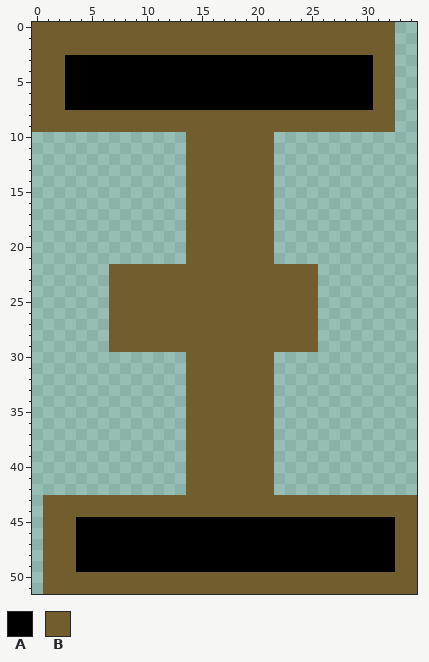
A pixel-art sprite gets an edit: Assets/Images/upgradePoints.png. Above is the file before it was changed.
The file is 35x52 pixels.
Palette (. is transparent): A #000000  B #715d2d
Pixels before, first column x 0:
 0 BBBBBBBBBBBBBBBBBBBBBBBBBBBBBBBBB..
 1 BBBBBBBBBBBBBBBBBBBBBBBBBBBBBBBBB..
 2 BBBBBBBBBBBBBBBBBBBBBBBBBBBBBBBBB..
 3 BBBAAAAAAAAAAAAAAAAAAAAAAAAAAAABB..
 4 BBBAAAAAAAAAAAAAAAAAAAAAAAAAAAABB..
 5 BBBAAAAAAAAAAAAAAAAAAAAAAAAAAAABB..
 6 BBBAAAAAAAAAAAAAAAAAAAAAAAAAAAABB..
 7 BBBAAAAAAAAAAAAAAAAAAAAAAAAAAAABB..
 8 BBBBBBBBBBBBBBBBBBBBBBBBBBBBBBBBB..
 9 BBBBBBBBBBBBBBBBBBBBBBBBBBBBBBBBB..
10 ..............BBBBBBBB.............
11 ..............BBBBBBBB.............
12 ..............BBBBBBBB.............
13 ..............BBBBBBBB.............
14 ..............BBBBBBBB.............
15 ..............BBBBBBBB.............
16 ..............BBBBBBBB.............
17 ..............BBBBBBBB.............
18 ..............BBBBBBBB.............
19 ..............BBBBBBBB.............
20 ..............BBBBBBBB.............
21 ..............BBBBBBBB.............
22 .......BBBBBBBBBBBBBBBBBBB.........
23 .......BBBBBBBBBBBBBBBBBBB.........
24 .......BBBBBBBBBBBBBBBBBBB.........
25 .......BBBBBBBBBBBBBBBBBBB.........
26 .......BBBBBBBBBBBBBBBBBBB.........
27 .......BBBBBBBBBBBBBBBBBBB.........
28 .......BBBBBBBBBBBBBBBBBBB.........
29 .......BBBBBBBBBBBBBBBBBBB.........
30 ..............BBBBBBBB.............
31 ..............BBBBBBBB.............
32 ..............BBBBBBBB.............
33 ..............BBBBBBBB.............
34 ..............BBBBBBBB.............
35 ..............BBBBBBBB.............
36 ..............BBBBBBBB.............
37 ..............BBBBBBBB.............
38 ..............BBBBBBBB.............
39 ..............BBBBBBBB.............
40 ..............BBBBBBBB.............
41 ..............BBBBBBBB.............
42 ..............BBBBBBBB.............
43 .BBBBBBBBBBBBBBBBBBBBBBBBBBBBBBBBBB
44 .BBBBBBBBBBBBBBBBBBBBBBBBBBBBBBBBBB
45 .BBBAAAAAAAAAAAAAAAAAAAAAAAAAAAAABB
46 .BBBAAAAAAAAAAAAAAAAAAAAAAAAAAAAABB
47 .BBBAAAAAAAAAAAAAAAAAAAAAAAAAAAAABB
48 .BBBAAAAAAAAAAAAAAAAAAAAAAAAAAAAABB
49 .BBBAAAAAAAAAAAAAAAAAAAAAAAAAAAAABB
50 .BBBBBBBBBBBBBBBBBBBBBBBBBBBBBBBBBB
51 .BBBBBBBBBBBBBBBBBBBBBBBBBBBBBBBBBB
Now the later version:
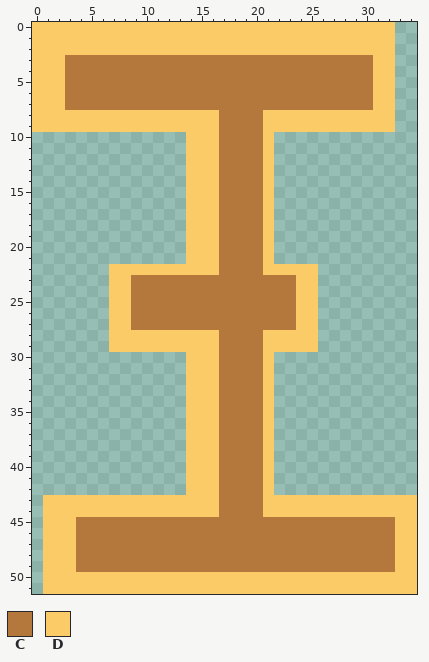
Colours new in this view: C #b4773c  D #facb67
The exact change:
Changed rows in their new state; - is an unchanged pixel.
first column x 0:
 0 DDDDDDDDDDDDDDDDDDDDDDDDDDDDDDDDD--
 1 DDDDDDDDDDDDDDDDDDDDDDDDDDDDDDDDD--
 2 DDDDDDDDDDDDDDDDDDDDDDDDDDDDDDDDD--
 3 DDDCCCCCCCCCCCCCCCCCCCCCCCCCCCCDD--
 4 DDDCCCCCCCCCCCCCCCCCCCCCCCCCCCCDD--
 5 DDDCCCCCCCCCCCCCCCCCCCCCCCCCCCCDD--
 6 DDDCCCCCCCCCCCCCCCCCCCCCCCCCCCCDD--
 7 DDDCCCCCCCCCCCCCCCCCCCCCCCCCCCCDD--
 8 DDDDDDDDDDDDDDDDDCCCCDDDDDDDDDDDD--
 9 DDDDDDDDDDDDDDDDDCCCCDDDDDDDDDDDD--
10 --------------DDDCCCCD-------------
11 --------------DDDCCCCD-------------
12 --------------DDDCCCCD-------------
13 --------------DDDCCCCD-------------
14 --------------DDDCCCCD-------------
15 --------------DDDCCCCD-------------
16 --------------DDDCCCCD-------------
17 --------------DDDCCCCD-------------
18 --------------DDDCCCCD-------------
19 --------------DDDCCCCD-------------
20 --------------DDDCCCCD-------------
21 --------------DDDCCCCD-------------
22 -------DDDDDDDDDDCCCCDDDDD---------
23 -------DDCCCCCCCCCCCCCCCDD---------
24 -------DDCCCCCCCCCCCCCCCDD---------
25 -------DDCCCCCCCCCCCCCCCDD---------
26 -------DDCCCCCCCCCCCCCCCDD---------
27 -------DDCCCCCCCCCCCCCCCDD---------
28 -------DDDDDDDDDDCCCCDDDDD---------
29 -------DDDDDDDDDDCCCCDDDDD---------
30 --------------DDDCCCCD-------------
31 --------------DDDCCCCD-------------
32 --------------DDDCCCCD-------------
33 --------------DDDCCCCD-------------
34 --------------DDDCCCCD-------------
35 --------------DDDCCCCD-------------
36 --------------DDDCCCCD-------------
37 --------------DDDCCCCD-------------
38 --------------DDDCCCCD-------------
39 --------------DDDCCCCD-------------
40 --------------DDDCCCCD-------------
41 --------------DDDCCCCD-------------
42 --------------DDDCCCCD-------------
43 -DDDDDDDDDDDDDDDDCCCCDDDDDDDDDDDDDD
44 -DDDDDDDDDDDDDDDDCCCCDDDDDDDDDDDDDD
45 -DDDCCCCCCCCCCCCCCCCCCCCCCCCCCCCCDD
46 -DDDCCCCCCCCCCCCCCCCCCCCCCCCCCCCCDD
47 -DDDCCCCCCCCCCCCCCCCCCCCCCCCCCCCCDD
48 -DDDCCCCCCCCCCCCCCCCCCCCCCCCCCCCCDD
49 -DDDCCCCCCCCCCCCCCCCCCCCCCCCCCCCCDD
50 -DDDDDDDDDDDDDDDDDDDDDDDDDDDDDDDDDD
51 -DDDDDDDDDDDDDDDDDDDDDDDDDDDDDDDDDD
Boxes around the changes in both pictures, in picture pixels (x1, y1, x2, y2):
changed: (32, 22, 417, 594)
